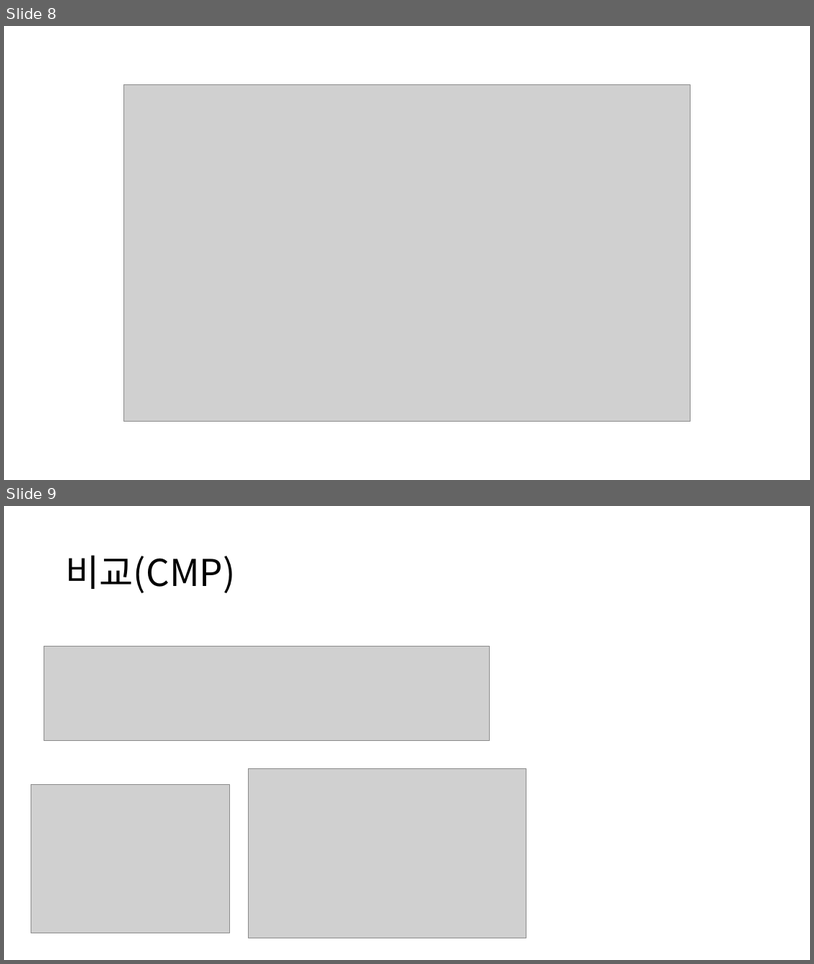
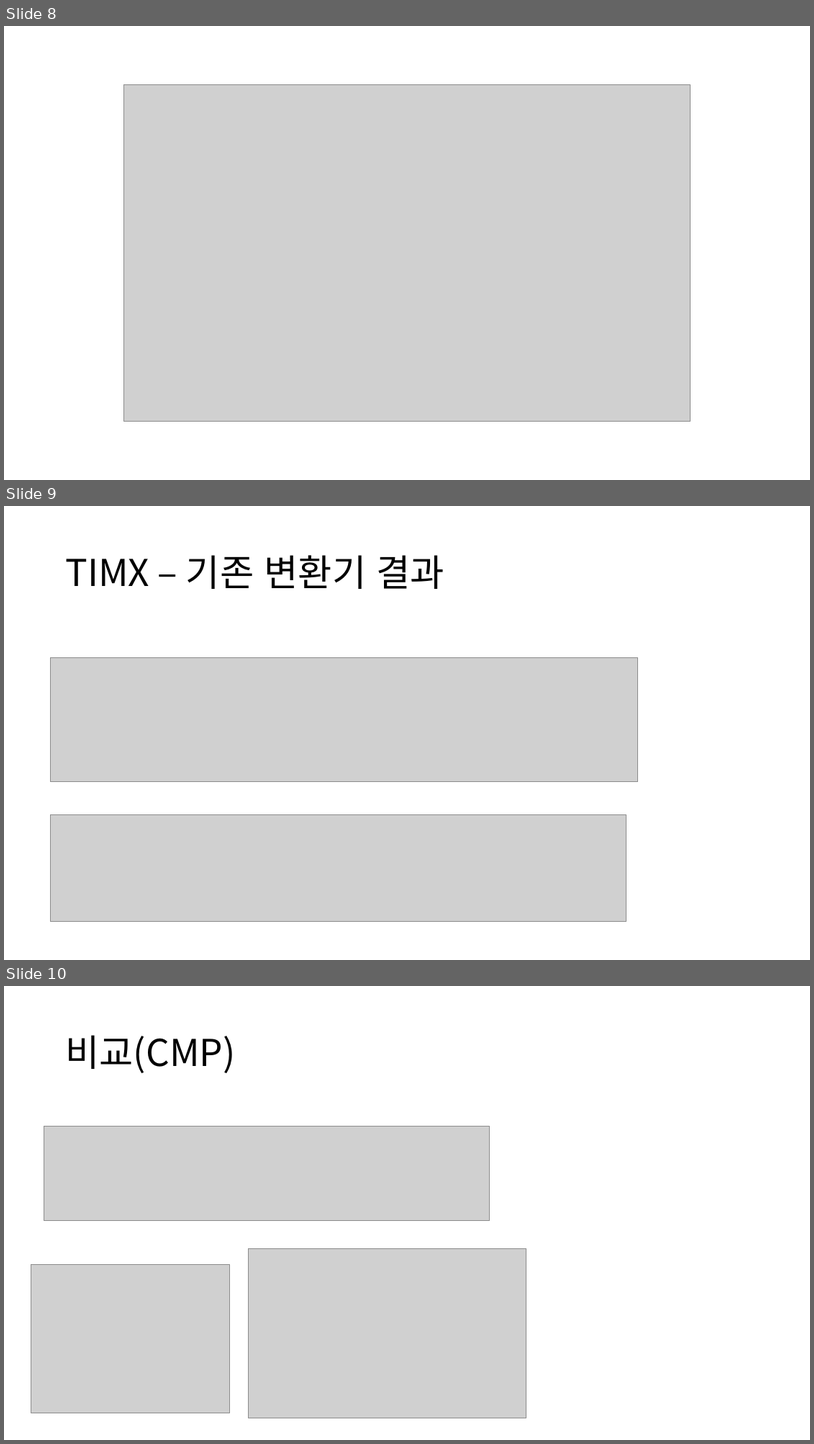
Before and after one commit to kwak52/public, a slide deck: Documents/특수 출력.pptx. Shown one above the other, each under a label of ours: slides 8 and 9 before the commit, slides 8, 9 and 10 after it. The pictures are 814x964 and 814x1444 pixels, drawn with LibreOffice and Linux fonts; fonts in the diff are those of the drawing; grey boxes stand for pictures. Boxes give left, top, right and bottom in pixels: in the first picture for what was removed or moved away, otherwise in the second. Text is boxed around its words. In the diff, an @@ line names an element or a change of style, - is before the commit and + after.

Commit message:
- LSIS 옴론 PLC 변환기

```diff
--- a/Documents/특수 출력.pptx
+++ b/Documents/특수 출력.pptx
@@ slide 9 added at box(4, 506, 810, 960), background #FFFFFF @@
@@ title added at box(65, 555, 445, 589), 44 pt, text #000000 @@
+TIMX – 기존 변환기 결과
@@ picture added at box(50, 658, 638, 782) @@
@@ picture added at box(50, 815, 626, 921) @@
@@ what was slide 9 is now slide 10 @@
```
Also in this commit, not shown: 3 other files.
